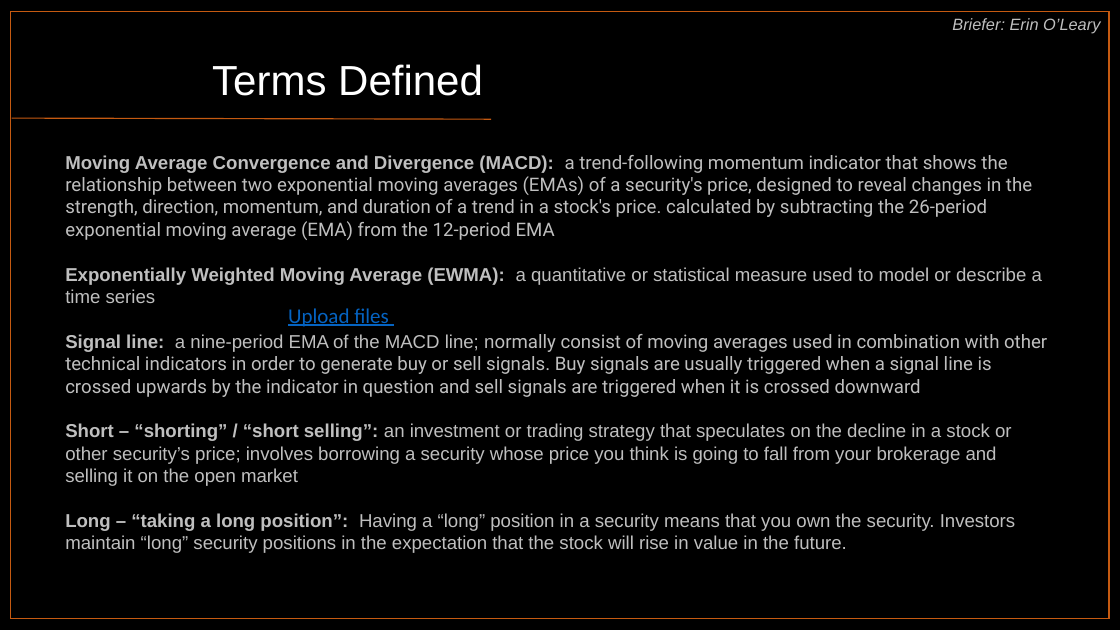
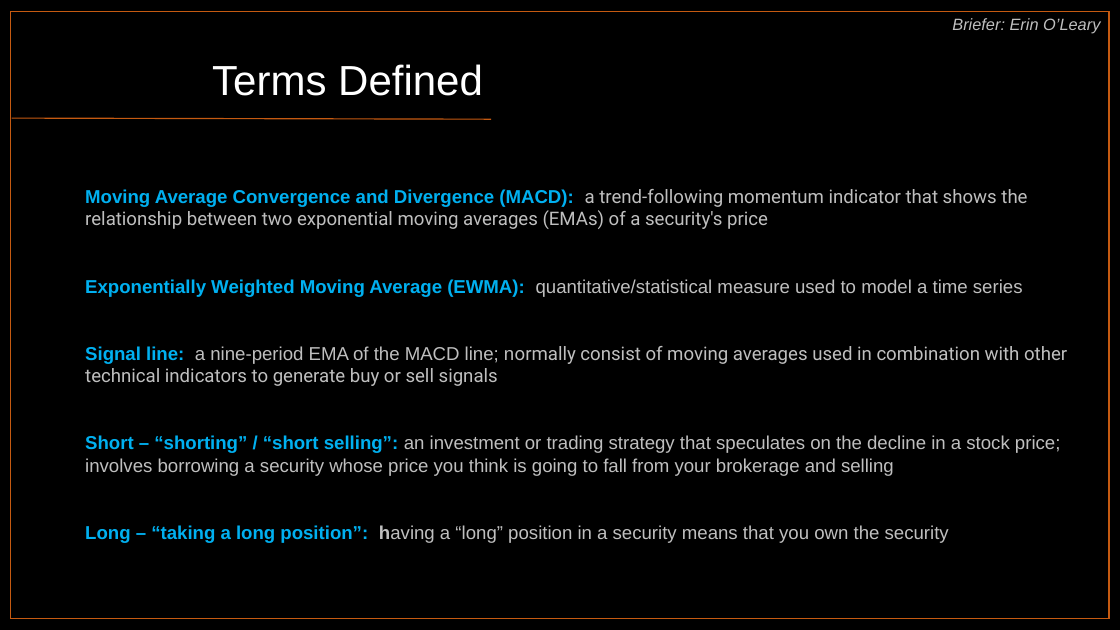
Before and after one commit to harithmd1/project1_group2, a slide deck: slide 3 of MACD_Indicators_Group_2.pptx. Drawn at 1120x630 pixels with LibreOffice and Linux fonts; fonts in the diff are those of the drawing. Boxes give left, top, right and bottom in pixels: in the first picture for what was removed or moved away, otherwise in the second. Text is boxed around its words. In the diff, an @@ line names an element or a change of style, - is before the commit and + after.

Commit message:
Updated version of the slides as of 12 NOV

```diff
--- a/MACD_Indicators_Group_2.pptx
+++ b/MACD_Indicators_Group_2.pptx
@@ text at bbox=[85, 189, 1067, 543]: text changed @@
-Moving Average Convergence and Divergence (MACD): a trend-following momentum indicator that shows the relationship between two exponential moving averages (EMAs) of a security's price, designed to reveal changes in the strength, direction, momentum, and duration of a trend in a stock's price. calculated by subtracting the 26-period exponential moving average (EMA) from the 12-period EMA
-Exponentially Weighted Moving Average (EWMA): a quantitative or statistical measure used to model or describe a time series
-Signal line: a nine-period EMA of the MACD line; normally consist of moving averages used in combination with other technical indicators in order to generate buy or sell signals. Buy signals are usually triggered when a signal line is crossed upwards by the indicator in question and sell signals are triggered when it is crossed downward
-Short – “shorting” / “short selling”: an investment or trading strategy that speculates on the decline in a stock or other security’s price; involves borrowing a security whose price you think is going to fall from your brokerage and selling it on the open market
-Long – “taking a long position”: Having a “long” position in a security means that you own the security. Investors maintain “long” security positions in the expectation that the stock will rise in value in the future.
+Moving Average Convergence and Divergence (MACD): a trend-following momentum indicator that shows the relationship between two exponential moving averages (EMAs) of a security's price
+Exponentially Weighted Moving Average (EWMA): quantitative/statistical measure used to model a time series
+Signal line: a nine-period EMA of the MACD line; normally consist of moving averages used in combination with other technical indicators to generate buy or sell signals
+Short – “shorting” / “short selling”: an investment or trading strategy that speculates on the decline in a stock price; involves borrowing a security whose price you think is going to fall from your brokerage and selling
+Long – “taking a long position”: having a “long” position in a security means that you own the security
@@ text removed at bbox=[288, 308, 389, 327] @@
-Upload files
```
Also in this commit, not shown: 12 other slides changed, 3 slides added, 1 slide removed.
